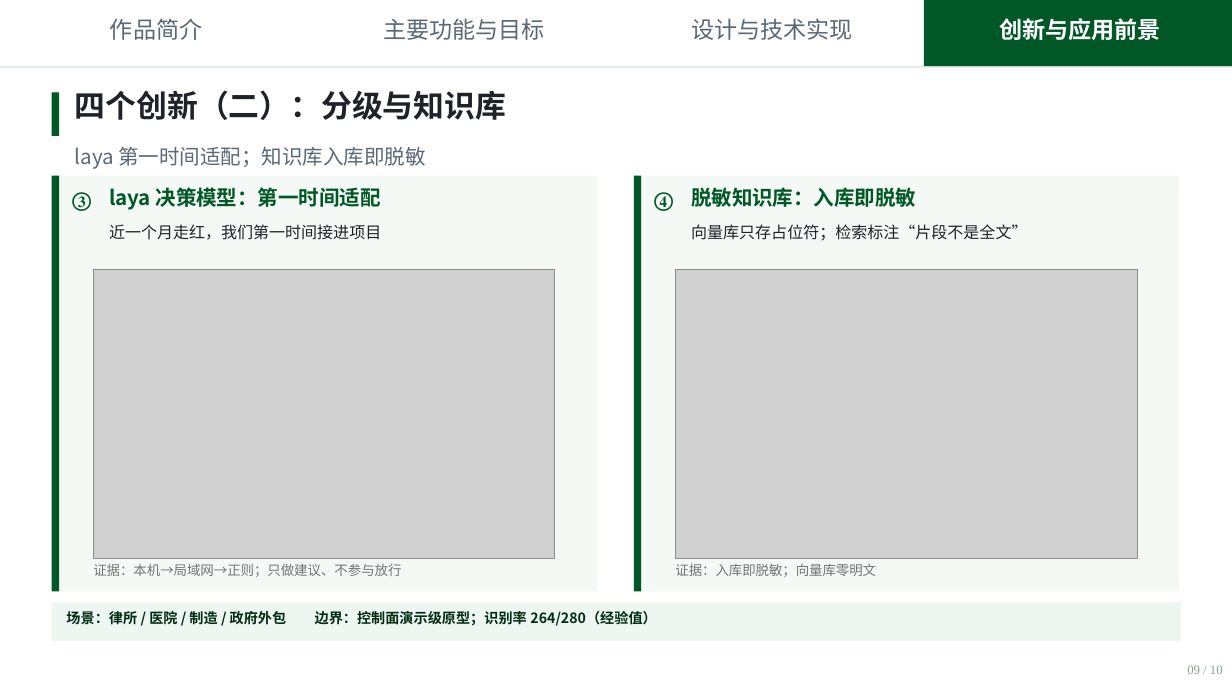
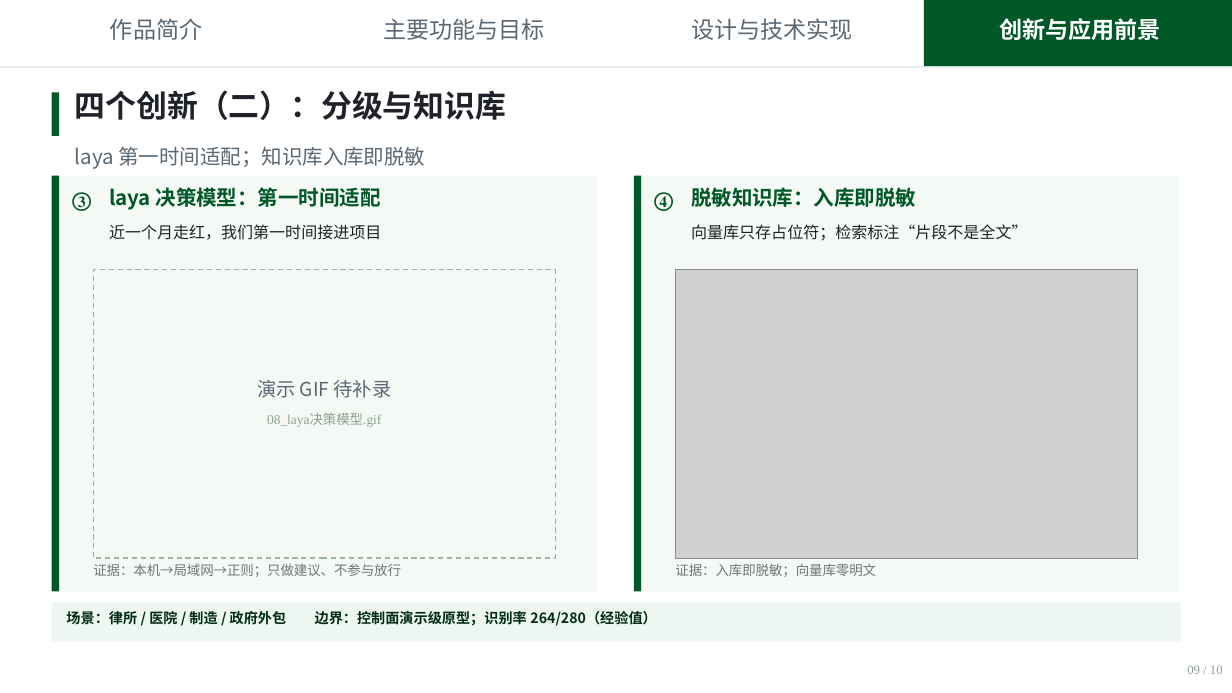
Before and after one commit to Andysun06/yindun-agent, a slide deck: slide 9 of 隐盾安全智能体汇报.pptx. Drawn at 1232x693 pixels with LibreOffice and Linux fonts; fonts in the diff are those of the drawing; grey boxes stand for pictures. Boxes give left, top, right and bottom in pixels: in the first picture for what was removed or moved away, otherwise in the second. Text is boxed around its words. In the diff, an @@ line names an element or a change of style, - is before the commit and + after.

```diff
--- a/隐盾安全智能体汇报.pptx
+++ b/隐盾安全智能体汇报.pptx
@@ picture removed at (93,270,555,558) @@
@@ rectangle added at (93,270,555,558), fill #F5F9F5, outline #9AB3A3 1 pt dashed @@
@@ text added at (257,380,392,398), 15 pt, text #5B6975 @@
+演示 GIF 待补录
@@ text added at (267,414,381,427), 10.5 pt, text #8CA091 @@
+08_laya决策模型.gif
```
Also in this commit, not shown: 1 other slide changed, 5 other files.
